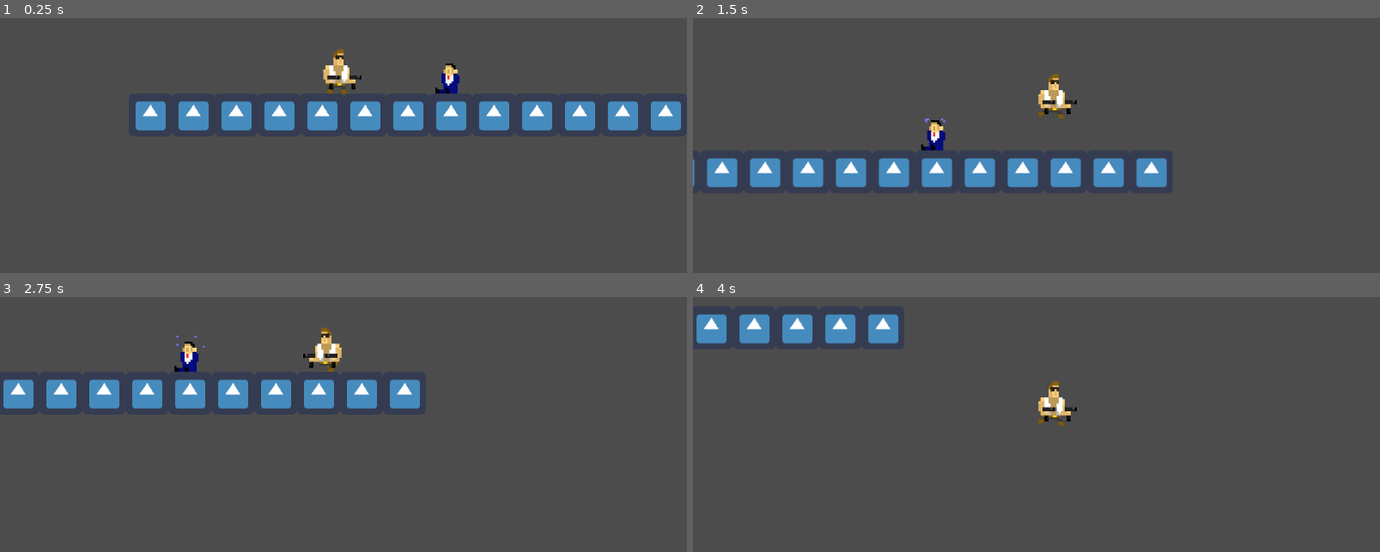
Above: before the commit, frames 1-4 (two rows, left to right).
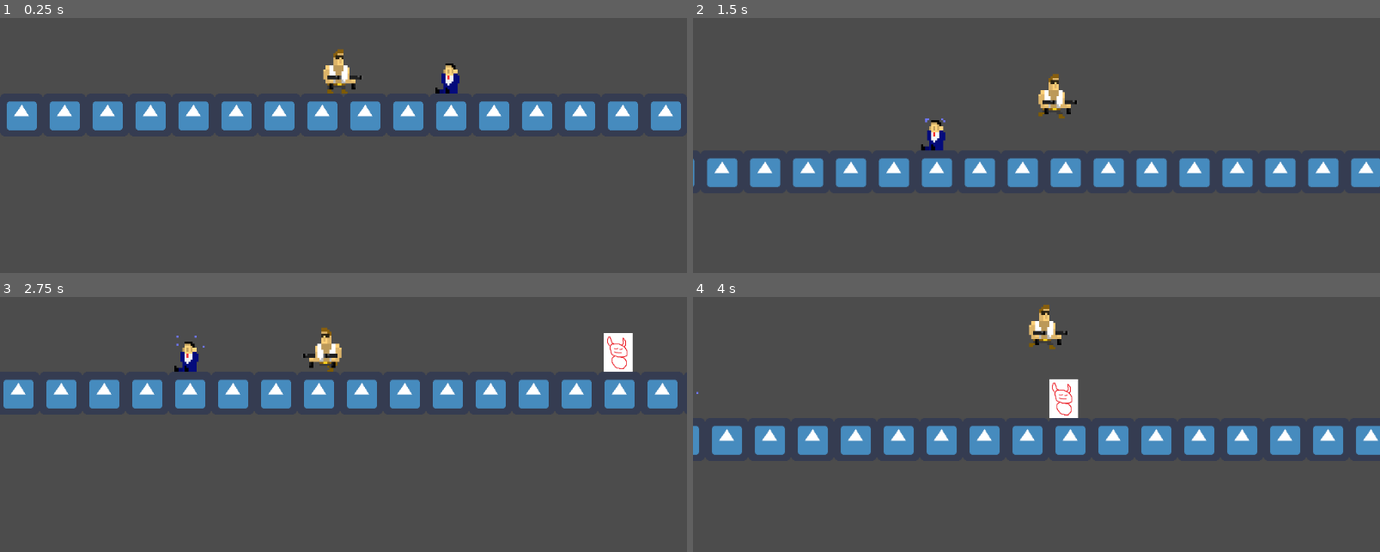
Above: after the commit, the same moments.

Repository: Slimonade1/Eksamensprojekt
Game: Godot game, scene res://Scenes/masterScene.tscn
Same seed, same stepped clock (60 frames per second), same inputs: the game is played once before the commit and once after it. The engine's default icon, where the game draws it, is replaced by a stand-in: a white triangle on a blue panel in a dark square.
Inputs:
- Up to frame 1 (0.25 s): no input
- Up to frame 2 (1.5 s): hold D (ui_right) from 0.53 s (still down); tap W (ui_up) at 0.77 s
- Up to frame 3 (2.75 s): tap W (ui_up) at 1.52 s; release D (ui_right) at 2.03 s; hold A (ui_left) from 2.03 s (still down)
- Up to frame 4 (4 s): release A (ui_left) at 2.78 s; hold D (ui_right) from 2.78 s (still down); tap W (ui_up) at 3.02, 3.77 s

The runs differ from the first frame. In frame 1, 1.5% of the frame differs, in the area x 1-18%, y 32-45%; in frame 2, 2.5%; in frame 3, 3.6%; in frame 4, 12%, in the area x 0-100%, y 3-62%.

Commit message:
#6 Enemies moving and gravity

Diff:
--- a/Scenes/Bullet.tscn
+++ b/Scenes/Bullet.tscn
@@ -7,6 +7,8 @@
 extents = Vector2( 31.5, 22.5 )
 
 [node name="Bullet" type="Area2D"]
+collision_layer = 2
+collision_mask = 2
 script = ExtResource( 2 )
 
 [node name="Sprite" type="Sprite" parent="."]
@@ -16,3 +18,5 @@
 [node name="CollisionShape2D" type="CollisionShape2D" parent="."]
 position = Vector2( -1.5, 0.5 )
 shape = SubResource( 1 )
+
+[connection signal="body_entered" from="." to="." method="_on_Bullet_body_entered"]
--- /dev/null
+++ b/Scenes/Enemy.tscn
@@ -0,0 +1,28 @@
+[gd_scene load_steps=5 format=2]
+
+[ext_resource path="res://Sprites/Enemies/Test enemy/TEST.png" type="Texture" id=1]
+[ext_resource path="res://Scripts/Enemy.gd" type="Script" id=3]
+
+[sub_resource type="SpriteFrames" id=1]
+animations = [ {
+"frames": [ ExtResource( 1 ) ],
+"loop": true,
+"name": "default",
+"speed": 5.0
+} ]
+
+[sub_resource type="RectangleShape2D" id=2]
+extents = Vector2( 7, 9.66667 )
+
+[node name="Enemy" type="KinematicBody2D"]
+scale = Vector2( 3, 3 )
+collision_mask = 3
+script = ExtResource( 3 )
+
+[node name="EnemySprite" type="AnimatedSprite" parent="."]
+scale = Vector2( 0.119444, 0.119444 )
+frames = SubResource( 1 )
+
+[node name="CollisionShape2D" type="CollisionShape2D" parent="."]
+position = Vector2( 2.38419e-07, 4.76837e-07 )
+shape = SubResource( 2 )
--- a/Scenes/gameScene.tscn
+++ b/Scenes/gameScene.tscn
@@ -1,8 +1,9 @@
-[gd_scene load_steps=6 format=2]
+[gd_scene load_steps=7 format=2]
 
 [ext_resource path="res://Scenes/Player.tscn" type="PackedScene" id=1]
 [ext_resource path="res://icon.png" type="Texture" id=2]
 [ext_resource path="res://Scenes/Companion.tscn" type="PackedScene" id=3]
+[ext_resource path="res://Scenes/Enemy.tscn" type="PackedScene" id=4]
 
 [sub_resource type="ConvexPolygonShape2D" id=1]
 points = PoolVector2Array( 0, 0, 64, 0, 64, 64, 0, 64 )
@@ -46,9 +47,14 @@
 tile_set = SubResource( 2 )
 cell_quadrant_size = 64
 format = 1
-tile_data = PoolIntArray( -65499, 0, 0, 131067, 0, 0, 131068, 0, 0, 131069, 0, 0, 131070, 0, 0, 131071, 0, 0, 65536, 0, 0, 65537, 0, 0, 65538, 0, 0, 65539, 0, 0, 65540, 0, 0, 65541, 0, 0, 65542, 0, 0, 65543, 0, 0 )
+tile_data = PoolIntArray( -65499, 0, 0, 131062, 0, 0, 131063, 0, 0, 131064, 0, 0, 131065, 0, 0, 131066, 0, 0, 131067, 0, 0, 131068, 0, 0, 131069, 0, 0, 131070, 0, 0, 131071, 0, 0, 65536, 0, 0, 65537, 0, 0, 65538, 0, 0, 65539, 0, 0, 65540, 0, 0, 65541, 0, 0, 65542, 0, 0, 65543, 0, 0, 65544, 0, 0, 65545, 0, 0, 65546, 0, 0, 65547, 0, 0, 65548, 0, 0, 65549, 0, 0, 65550, 0, 0, 65551, 0, 0, 65552, 0, 0, 65553, 0, 0, 65554, 0, 0, 65555, 0, 0, 65556, 0, 0, 65557, 0, 0 )
 
 [node name="Companions" type="Node" parent="."]
 
 [node name="Companion" parent="Companions" instance=ExtResource( 3 )]
 position = Vector2( 158, 40 )
+
+[node name="Enemies" type="Node" parent="."]
+
+[node name="Enemy" parent="Enemies" instance=ExtResource( 4 )]
+position = Vector2( 964, 19 )
--- a/Scripts/Bullet.gd
+++ b/Scripts/Bullet.gd
@@ -12,3 +12,8 @@
 
 	if direction == "right":
 		position.x += velocity
+
+
+
+func _on_Bullet_body_entered(body):
+	print("HIT")
--- /dev/null
+++ b/Scripts/Enemy.gd
@@ -0,0 +1,30 @@
+extends KinematicBody2D
+
+var speed = 60
+var jumpForce = 800
+var gravity = 2000
+
+var vel = Vector2()
+
+onready var sprite = $EnemySprite
+
+func _ready():
+	sprite.playing = true
+
+func _physics_process(delta):
+	#reset x velocity
+	vel.x = 0
+
+	#movement left and right
+	vel.x -= speed
+
+	#apply gravity to player
+	vel.y += gravity * delta
+
+	vel = move_and_slide(vel, Vector2.UP)
+
+	#sprite direction
+	if vel.x < 0:
+		sprite.flip_h = true
+	if vel.x > 0:
+		sprite.flip_h = false
--- a/project.godot
+++ b/project.godot
@@ -55,6 +55,11 @@
  ]
 }
 
+[layer_names]
+
+2d_physics/layer_1="Player and Enemy"
+2d_physics/layer_2="Bullets"
+
 [physics]
 
 common/enable_pause_aware_picking=true
Binary file added: Sprites/Enemies/Test enemy/TEST.png
Not shown, added: Sprites/Enemies/Test enemy/TEST.png.import
